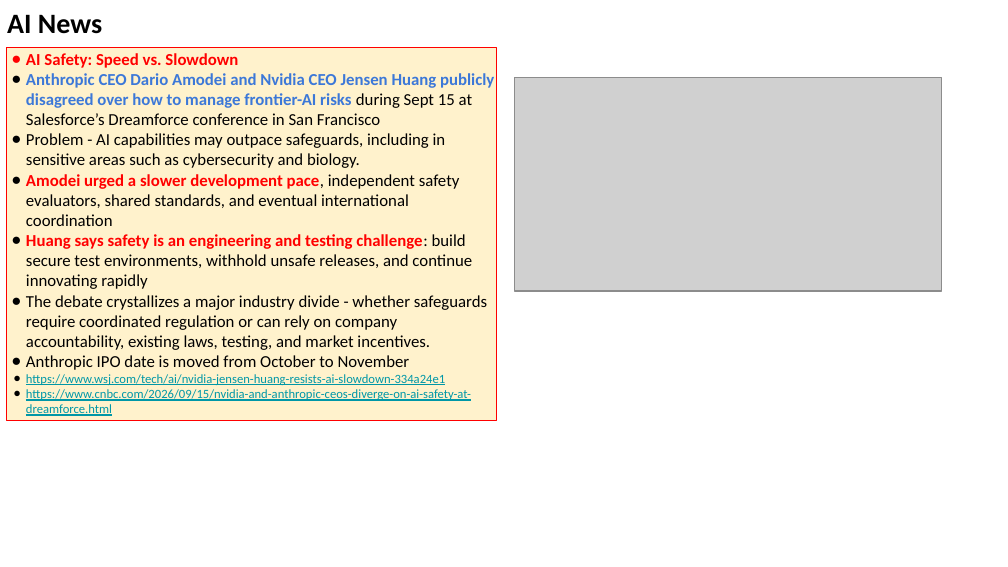
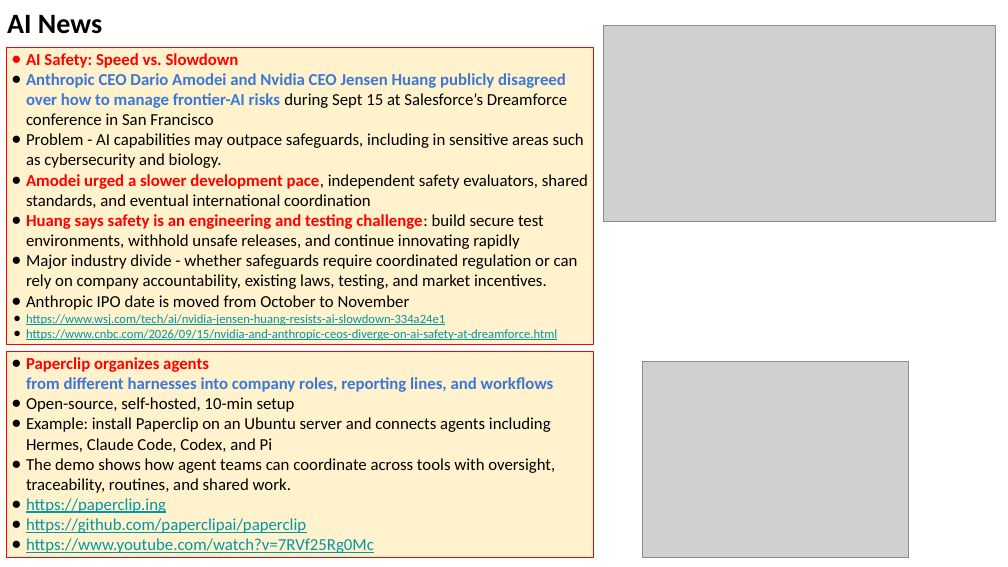
Before and after one commit to lselector/seminar, a slide deck: slide 11 of 2026/2026-09-25-AI-News.pptx. Drawn at 1008x567 pixels with LibreOffice and Linux fonts; fonts in the diff are those of the drawing; grey boxes stand for pictures. Boxes give left, top, right and bottom in pixels: in the first picture for what was removed or moved away, otherwise in the second. Text is boxed around its words. In the diff, an @@ line names an element or a change of style, - is before the commit and + after.

Commit message:
update

```diff
--- a/2026/2026-09-25-AI-News.pptx
+++ b/2026/2026-09-25-AI-News.pptx
@@ picture: place and size @@
-picture at (515, 78, 941, 291)
+picture at (604, 26, 995, 222)
@@ rectangle "AI Safety: Speed vs. Slowdown": place and size @@
-rectangle "AI Safety: Speed vs. Slowdown" at (6, 47, 497, 421)
+rectangle "AI Safety: Speed vs. Slowdown" at (6, 47, 594, 345)
@@ text in rectangle at (26, 254, 578, 289): text changed @@
-● The debate crystallizes a major industry divide - whether safeguards require coordinated regulation or can rely on company accountability, existing laws, testing, and market incentives.
+● Major industry divide - whether safeguards require coordinated regulation or can rely on company accountability, existing laws, testing, and market incentives.
@@ rectangle added at (6, 352, 594, 557), fill #FFF2CC, outline #FF0000 0.75 pt, 12 pt, text #000000 @@
+● Paperclip organizes agents
+  from different harnesses into company roles, reporting lines, and workflows
+● Open-source, self-hosted, 10-min setup
+● Example: install Paperclip on an Ubuntu server and connects agents including Hermes, Claude Code, Codex, and Pi
+● The demo shows how agent teams can coordinate across tools with oversight, traceability, routines, and shared work.
+● https://paperclip.ing
+● https://github.com/paperclipai/paperclip
+● https://www.youtube.com/watch?v=7RVf25Rg0Mc
@@ picture added at (642, 362, 908, 557) @@
```
Also in this commit, not shown: 3 other slides changed, 9 slides added.
